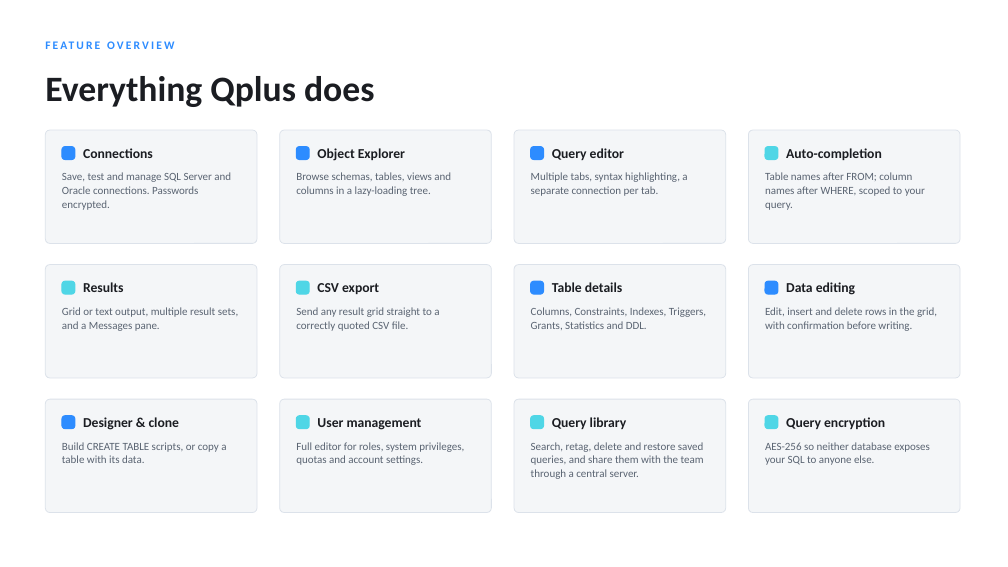
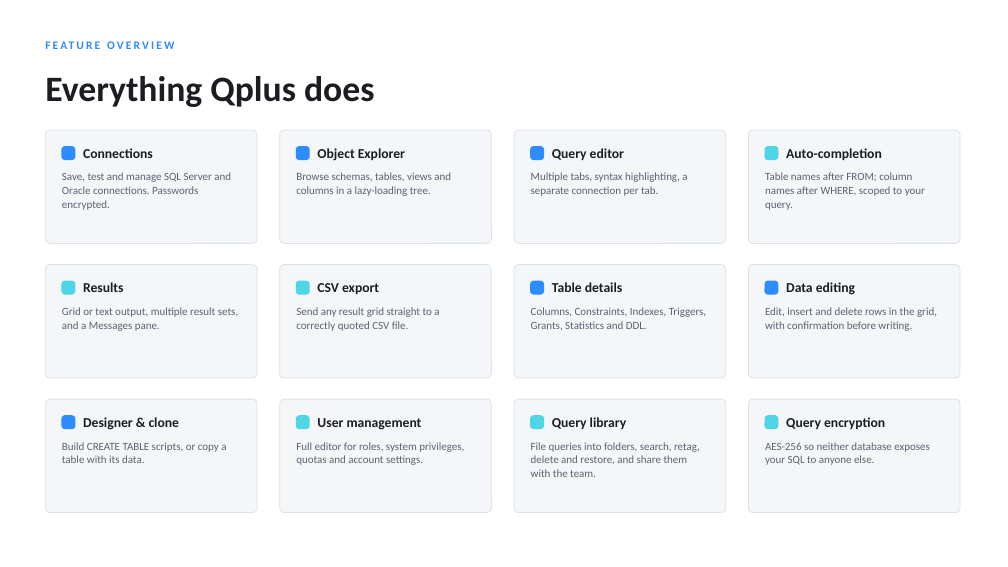
Before and after one commit to muleskin/Qplus, a slide deck: slide 2 of docs/Qplus Feature Overview.pptx. Drawn at 1008x567 pixels with LibreOffice and Linux fonts; fonts in the diff are those of the drawing. Boxes give left, top, right and bottom in pixels: in the first picture for what was removed or moved away, otherwise in the second. Text is boxed around its words. In the diff, an @@ line names an element or a change of style, - is before the commit and + after.

```diff
--- a/docs/Qplus Feature Overview.pptx
+++ b/docs/Qplus Feature Overview.pptx
@@ text at (x1=531, y1=442, x2=700, y2=477): text changed @@
-Search, retag, delete and restore saved queries, and share them with the team through a central server.
+File queries into folders, search, retag, delete and restore, and share them with the team.
```
Also in this commit, not shown: 2 other slides changed, 2 other files.
